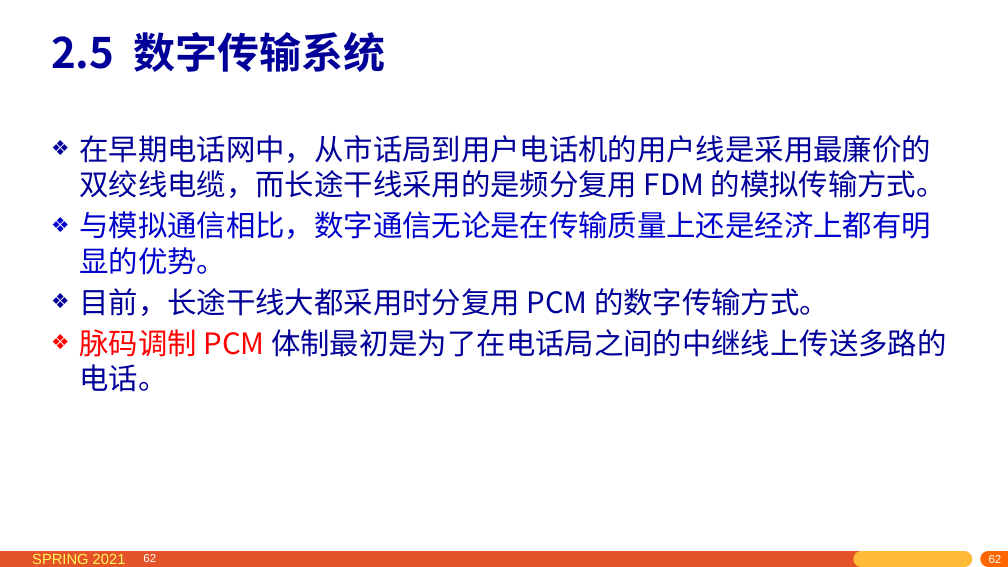
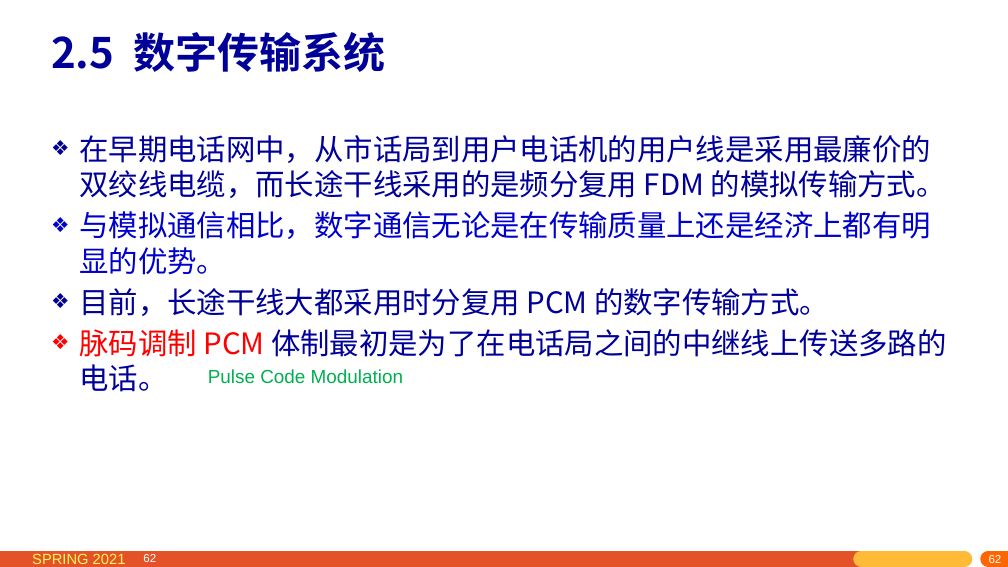
Before and after one commit to network-whu/2021, a slide deck: slide 62 of slides/instruction/02.pptx. Drawn at 1008x567 pixels with LibreOffice and Linux fonts; fonts in the diff are those of the drawing. Boxes give left, top, right and bottom in pixels: in the first picture for what was removed or moved away, otherwise in the second. Text is boxed around its words. In the diff, an @@ line names an element or a change of style, - is before the commit and + after.

```diff
--- a/slides/instruction/02.pptx
+++ b/slides/instruction/02.pptx
@@ text added at <box>208,369,403,384</box>, 18 pt, text #00B050 @@
+Pulse Code Modulation
```
Also in this commit, not shown: 1 other slide changed, 5 other files.
